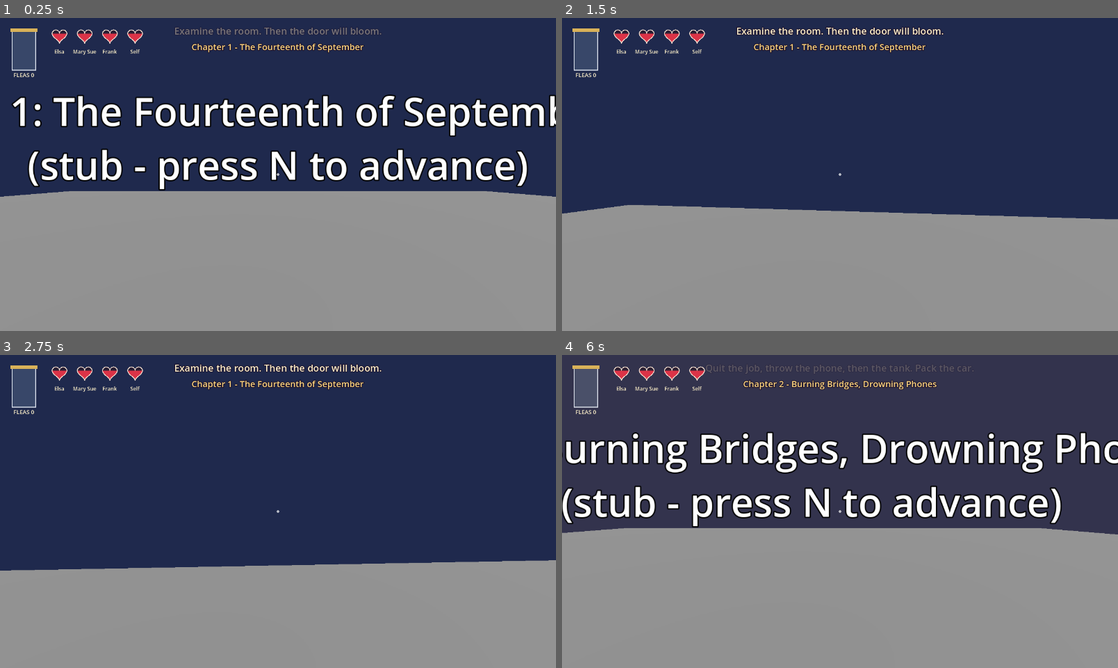
Above: before the commit, frames 1-4 (two rows, left to right).
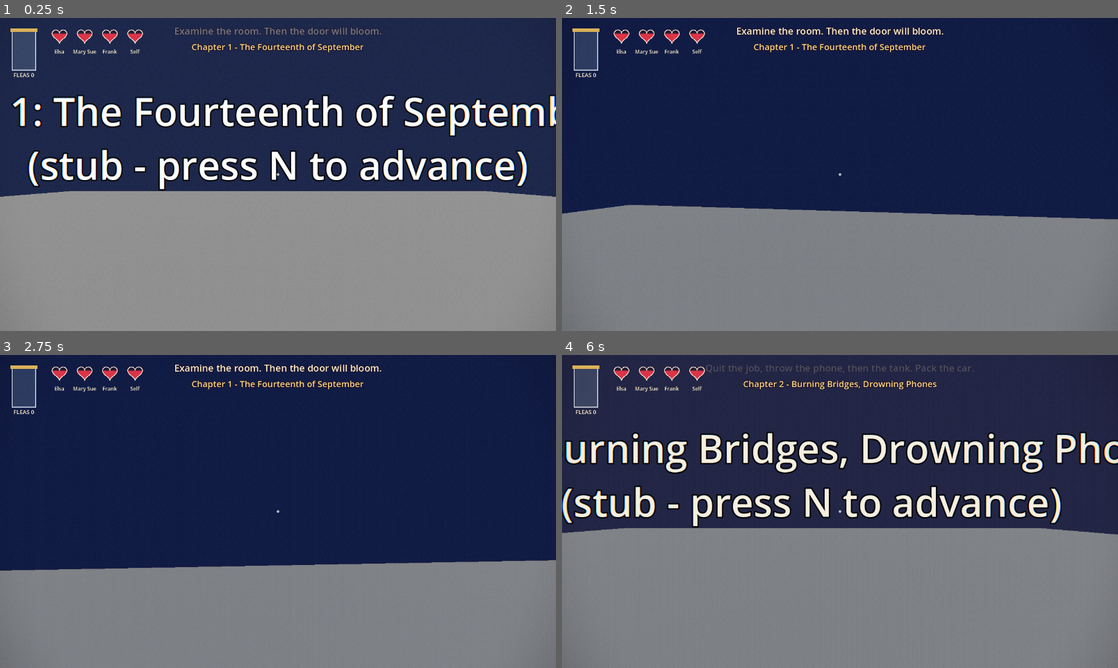
Above: after the commit, the same moments.

Repository: gabeekleiber-oss/Moon-Game
Game: Godot game, scene res://scenes/main/main.tscn
The game is run twice, just before and just after one commit, with the same random seed, the same clock (stepped at 60 frames per second) and the same inputs.
Inputs (mouse positions are in pixels of both pictures, inside the frame that each line leads up to):
- Up to frame 1 (0.25 s): no input
- Up to frame 2 (1.5 s): tap Enter (ui_accept) at 0.5 s; move the mouse to (867, 174) at 0.52 s; hold W (move_forward) from 0.53 s (still down); tap C (crouch) at 0.6 s; click (867, 174) at 0.67 s; tap Space (jump) at 0.77 s; move the mouse to (812, 174) at 1.27 s; tap E (interact) at 1.35 s; click (812, 174) at 1.42 s
- Up to frame 3 (2.75 s): keep holding W (move_forward); tap Space (jump) at 1.52 s; move the mouse to (289, 505) at 2.02 s; tap Q (notepad) at 2.1 s; click (289, 505) at 2.17 s
- Up to frame 4 (6 s): move the mouse to (834, 517) at 2.77 s; tap F (see_family) at 2.85 s; click (834, 517) at 2.92 s; tap Space (jump) at 3.02, 3.77, 4.52 s; move the mouse to (878, 514) at 3.52 s; tap Shift (sprint) at 3.6 s; click (878, 514) at 3.67 s; tap Escape (pause) at 4.15 s; tap Enter (ui_accept) at 4.25, 5, 5.75 s; move the mouse to (673, 464) at 4.27 s; release W (move_forward) at 4.28 s; hold A (move_left) 4.28-5.03 s; tap 1 at 4.35 s; click (673, 464) at 4.42 s; move the mouse to (867, 511) at 5.02 s; hold S (move_back) 5.03-5.78 s; tap 4 at 5.1 s; click (867, 511) at 5.17 s; move the mouse to (756, 433) at 5.77 s; hold D (move_right) from 5.78 s (still down); tap N at 5.85 s; click (756, 433) at 5.92 s

The runs differ from the first frame. In frame 1, 2.0% of the frame differs, in the area x 0-100%, y 24-58%; in frame 2, 2.4%; in frame 3, 2.4%; in frame 4, 9.2%, in the area x 0-100%, y 24-100%.

Commit message:
[F-04] done: F-04 post-process (shader, grade table, PostFX autoload, tests)

Diff:
--- a/project.godot
+++ b/project.godot
@@ -13,6 +13,7 @@
 DebugMenu="*res://autoload/debug_menu.gd"
 Dialogue="*res://scenes/dialogue/dialogue.gd"
 Hud="*res://scenes/hud/hud.gd"
+PostFX="*res://scenes/fx/post_fx.gd"
 
 [display]
 window/size/viewport_width=1280
--- /dev/null
+++ b/scenes/fx/grade_table.gd
@@ -0,0 +1,95 @@
+class_name GradeTable
+extends RefCounted
+## Per-chapter colour grades for the PostFX pass. (F-04)
+##
+## Palettes come from docs/DESIGN.md. Grades are deliberately gentle ("grade via light + fog tint, never a
+## flat filter"): tints are partial, split-toning pushes shadows/highlights only a little. Chapter lights and
+## fog still do the heavy lifting; this just ties the frame together.
+## Keys are shader uniform names (scenes/fx/post_fx.gdshader). Anything a grade omits falls back to NEUTRAL.
+## Usage: `GradeTable.for_chapter(5)` or `GradeTable.get_grade("ch07_kitchen")` -> full Dictionary.
+
+const NEUTRAL := {
+	"tint": Color(1, 1, 1), "tint_amount": 0.0,
+	"shadow_tint": Color(0.5, 0.5, 0.5), "highlight_tint": Color(0.5, 0.5, 0.5), "split_amount": 0.0,
+	"saturation": 1.0, "contrast": 1.0, "exposure": 0.0,
+	"vignette_strength": 0.3, "vignette_radius": 0.78, "vignette_color": Color(0.02, 0.01, 0.04),
+	"bloom_amount": 0.12, "bloom_threshold": 0.72,
+	"grain_amount": 0.035,
+}
+
+## Chapter id -> default grade name. Chapters with sub-areas (e.g. 7) expose extra named grades below.
+const CHAPTER_GRADE := {
+	1: "ch01", 2: "ch02", 3: "ch03", 4: "ch04", 5: "ch05", 6: "ch06",
+	7: "ch07_hall", 8: "ch08", 9: "ch09", 10: "ch10", 11: "ch11",
+}
+
+const GRADES := {
+	"neutral": {},
+	# Ch1 cold blue night + warm lamp amber
+	"ch01": {"tint": Color(0.80, 0.90, 1.0), "tint_amount": 0.30, "shadow_tint": Color(0.40, 0.48, 0.64),
+		"highlight_tint": Color(0.64, 0.55, 0.42), "split_amount": 0.35, "saturation": 0.95, "contrast": 1.08,
+		"exposure": -0.15, "vignette_strength": 0.40},
+	# Ch2 (not in DESIGN.md palettes; ASSUMED ember-orange night for "Burning Bridges")
+	"ch02": {"tint": Color(1.0, 0.82, 0.66), "tint_amount": 0.30, "shadow_tint": Color(0.40, 0.38, 0.52),
+		"highlight_tint": Color(0.66, 0.50, 0.34), "split_amount": 0.30, "saturation": 1.05, "contrast": 1.10,
+		"exposure": -0.10, "vignette_strength": 0.42, "bloom_amount": 0.20},
+	# Ch3 inky black, white headlights, racoon eyeshine
+	"ch03": {"tint": Color(0.85, 0.90, 1.0), "tint_amount": 0.20, "saturation": 0.70, "contrast": 1.20,
+		"exposure": -0.30, "vignette_strength": 0.55, "vignette_radius": 0.65, "bloom_amount": 0.30,
+		"bloom_threshold": 0.60, "grain_amount": 0.05},
+	# Ch4 dawn peach / rose / dusty gold
+	"ch04": {"tint": Color(1.0, 0.88, 0.82), "tint_amount": 0.30, "shadow_tint": Color(0.50, 0.42, 0.52),
+		"highlight_tint": Color(0.68, 0.55, 0.45), "split_amount": 0.30, "saturation": 1.05, "exposure": 0.05,
+		"bloom_amount": 0.16},
+	# Ch5 silver-milk + ink blue (the dome)
+	"ch05": {"tint": Color(0.90, 0.95, 1.0), "tint_amount": 0.25, "shadow_tint": Color(0.35, 0.40, 0.60),
+		"highlight_tint": Color(0.60, 0.60, 0.62), "split_amount": 0.35, "saturation": 0.70, "contrast": 1.05,
+		"exposure": 0.10, "bloom_amount": 0.20},
+	# Ch6 dark -> green-gold, dirt-brown, warm nests
+	"ch06": {"tint": Color(0.95, 1.0, 0.80), "tint_amount": 0.30, "shadow_tint": Color(0.40, 0.44, 0.34),
+		"highlight_tint": Color(0.65, 0.58, 0.40), "split_amount": 0.30, "saturation": 0.90, "exposure": -0.25,
+		"vignette_strength": 0.50},
+	# Ch7 hall ruby-maroon
+	"ch07_hall": {"tint": Color(1.0, 0.78, 0.78), "tint_amount": 0.30, "shadow_tint": Color(0.52, 0.34, 0.40),
+		"highlight_tint": Color(0.70, 0.52, 0.45), "split_amount": 0.35, "contrast": 1.10, "exposure": -0.10,
+		"vignette_strength": 0.45},
+	# Ch7 kitchen: 90s yellow-beige + tacky marble
+	"ch07_kitchen": {"tint": Color(1.0, 0.96, 0.78), "tint_amount": 0.30, "shadow_tint": Color(0.50, 0.48, 0.40),
+		"highlight_tint": Color(0.66, 0.60, 0.44), "split_amount": 0.25, "saturation": 0.95, "exposure": 0.05,
+		"vignette_strength": 0.25},
+	# Ch8 violet dusk + glassy teal
+	"ch08": {"tint": Color(0.90, 0.88, 1.0), "tint_amount": 0.25, "shadow_tint": Color(0.46, 0.38, 0.62),
+		"highlight_tint": Color(0.44, 0.60, 0.62), "split_amount": 0.40, "exposure": -0.10, "bloom_amount": 0.18},
+	# Ch9 honey sunlight, cream
+	"ch09": {"tint": Color(1.0, 0.93, 0.78), "tint_amount": 0.30, "highlight_tint": Color(0.68, 0.58, 0.40),
+		"shadow_tint": Color(0.48, 0.46, 0.50), "split_amount": 0.25, "saturation": 1.05, "exposure": 0.15,
+		"bloom_amount": 0.22, "bloom_threshold": 0.65, "vignette_strength": 0.22},
+	# Ch10 gold, black, red
+	"ch10": {"tint": Color(1.0, 0.85, 0.55), "tint_amount": 0.25, "shadow_tint": Color(0.46, 0.30, 0.30),
+		"highlight_tint": Color(0.70, 0.55, 0.30), "split_amount": 0.35, "saturation": 1.15, "contrast": 1.20,
+		"vignette_strength": 0.45, "bloom_amount": 0.25},
+	# Ch11 orange, whiskey amber, black trees
+	"ch11": {"tint": Color(1.0, 0.72, 0.42), "tint_amount": 0.35, "shadow_tint": Color(0.38, 0.32, 0.36),
+		"highlight_tint": Color(0.70, 0.52, 0.30), "split_amount": 0.30, "saturation": 1.05, "contrast": 1.15,
+		"exposure": -0.10, "vignette_strength": 0.50, "bloom_amount": 0.20},
+}
+
+
+## Full grade (NEUTRAL + overrides) for a grade name. Unknown names return NEUTRAL with a warning.
+static func get_grade(grade_name: String) -> Dictionary:
+	var out := NEUTRAL.duplicate()
+	if not GRADES.has(grade_name):
+		push_warning("GradeTable: unknown grade '%s'" % grade_name)
+		return out
+	out.merge(GRADES[grade_name], true)
+	return out
+
+
+## Default grade for chapter `id` (1-11). Unknown ids return NEUTRAL.
+static func for_chapter(id: int) -> Dictionary:
+	return get_grade(CHAPTER_GRADE.get(id, "neutral"))
+
+
+## All grade names (for debug menus).
+static func names() -> Array:
+	return GRADES.keys()
--- /dev/null
+++ b/scenes/fx/post_fx.gd
@@ -0,0 +1,157 @@
+extends Node
+## Autoload `PostFX`: the full-screen post pass (vignette, grain, chroma, grade, bloom approx, flea overlay). (F-04)
+##
+## It draws a ColorRect with scenes/fx/post_fx.gdshader on a CanvasLayer BELOW the HUD (layer 5; HUD/dialogue are
+## 10+), so only the 3D world is graded. It runs by itself:
+##  - Events.chapter_started(id) -> eases to GradeTable.for_chapter(id)
+##  - Events.flea_changed        -> flea overlay (edge sparks, vignette pulse, gold motes at 70+), smoothed
+##  - Game.settings: `reduced_motion` kills chroma, grain flicker, vignette pulse and edge crawl;
+##    `quality` == "low" turns the whole pass off. Re-read twice a second; call `apply_settings()` to force.
+## From chapter scripts:
+##     PostFX.set_grade("ch07_kitchen", 2.0)          # named grade (GradeTable.names()), eased over 2 s
+##     PostFX.set_grade({"saturation": 0.4}, 1.0)     # or a partial dictionary on top of the current grade
+##     PostFX.set_param("vignette_strength", 0.8)     # one uniform, immediately (until the next grade change)
+##     PostFX.set_enabled(false)                      # e.g. for a title card
+
+const SHADER := preload("res://scenes/fx/post_fx.gdshader")
+const CHROMA_DEFAULT := 0.0012
+const GRAIN_FPS := 12.0          # grain re-rolls 12x/s (fine film noise, not a flash; Reduced Motion freezes it)
+const SETTINGS_POLL := 0.5
+
+var _layer: CanvasLayer
+var _rect: ColorRect
+var _mat: ShaderMaterial
+var _grade: Dictionary = GradeTable.NEUTRAL.duplicate()
+var _grade_name: String = "neutral"
+var _tween: Tween
+var _flea: float = 0.0
+var _flea_target: float = 0.0
+var _time: float = 0.0
+var _poll: float = 0.0
+var _enabled: bool = true
+var _reduced_motion: bool = false
+var _quality: String = "auto"
+
+
+func _ready() -> void:
+	process_mode = Node.PROCESS_MODE_ALWAYS     # keep pulsing while the game is paused
+	_mat = ShaderMaterial.new()
+	_mat.shader = SHADER
+	_rect = ColorRect.new()
+	_rect.set_anchors_preset(Control.PRESET_FULL_RECT)
+	_rect.mouse_filter = Control.MOUSE_FILTER_IGNORE
+	_rect.material = _mat
+	_layer = CanvasLayer.new()
+	_layer.layer = 5
+	_layer.name = "PostFXLayer"
+	_layer.add_child(_rect)
+	add_child(_layer)
+	_flea_target = clampf(Game.flea / 100.0, 0.0, 1.0)
+	_flea = _flea_target
+	_push_grade(_grade)
+	apply_settings()
+	Events.flea_changed.connect(func(value: float, _d: float, _r: String) -> void: _flea_target = clampf(value / 100.0, 0.0, 1.0))
+	Events.chapter_started.connect(func(id: int) -> void: set_chapter(id))
+
+
+## Eases to the default grade of chapter `id` (1-11) over `duration` seconds.
+func set_chapter(id: int, duration: float = 1.5) -> void:
+	_grade_name = GradeTable.CHAPTER_GRADE.get(id, "neutral")
+	_ease_to(GradeTable.get_grade(_grade_name), duration)
+
+
+## Eases to a named grade (see GradeTable.names()) or to a partial Dictionary of shader uniforms applied over
+## the current grade, over `duration` seconds (0 = instant).
+func set_grade(grade: Variant, duration: float = 1.5) -> void:
+	if grade is String:
+		_grade_name = grade
+		_ease_to(GradeTable.get_grade(grade), duration)
+	elif grade is Dictionary:
+		var target := _grade.duplicate()
+		target.merge(grade, true)
+		_grade_name = "custom"
+		_ease_to(target, duration)
+
+
+## Name of the current grade ("custom" after a Dictionary grade).
+func get_grade_name() -> String:
+	return _grade_name
+
+
+## Sets one shader uniform immediately (it is also stored, so it survives until the next grade change).
+func set_param(param: String, value: Variant) -> void:
+	_grade[param] = value
+	_mat.set_shader_parameter(param, value)
+
+
+## Turns the whole pass on/off (also off when quality is "low").
+func set_enabled(on: bool) -> void:
+	_enabled = on
+	_update_visibility()
+
+
+## True if the pass is currently drawn.
+func is_enabled() -> bool:
+	return _rect.visible
+
+
+## Re-reads Game.settings (reduced_motion, quality). Called automatically twice a second.
+func apply_settings() -> void:
+	_reduced_motion = bool(Game.settings.get("reduced_motion", false))
+	_quality = str(Game.settings.get("quality", "auto"))
+	_mat.set_shader_parameter("chroma_amount", 0.0 if _reduced_motion else CHROMA_DEFAULT)
+	_mat.set_shader_parameter("flea_motion", 0.0 if _reduced_motion else 1.0)
+	_update_visibility()
+
+
+func _update_visibility() -> void:
+	_rect.visible = _enabled and _quality != "low"
+
+
+func _ease_to(target: Dictionary, duration: float) -> void:
+	if _tween != null and _tween.is_valid():
+		_tween.kill()
+	if duration <= 0.0:
+		_grade = target
+		_push_grade(_grade)
+		return
+	var from := _grade.duplicate()
+	_tween = create_tween()
+	_tween.set_process_mode(Tween.TWEEN_PROCESS_IDLE)
+	_tween.tween_method(_blend.bind(from, target), 0.0, 1.0, duration).set_trans(Tween.TRANS_SINE).set_ease(Tween.EASE_IN_OUT)
+
+
+func _blend(t: float, from: Dictionary, to: Dictionary) -> void:
+	var out := {}
+	for k in to:
+		var a: Variant = from.get(k, to[k])
+		var b: Variant = to[k]
+		if b is Color:
+			out[k] = (a as Color).lerp(b as Color, t)
+		else:
+			out[k] = lerpf(float(a), float(b), t)
+	_grade = out
+	_push_grade(out)
+
+
+func _push_grade(g: Dictionary) -> void:
+	for k in g:
+		_mat.set_shader_parameter(k, g[k])
+
+
+func _process(delta: float) -> void:
+	_time += delta
+	_poll += delta
+	if _poll >= SETTINGS_POLL:
+		_poll = 0.0
+		apply_settings()
+	if not _rect.visible:
+		return
+	_flea = lerpf(_flea, _flea_target, 1.0 - exp(-delta * 3.0))
+	_mat.set_shader_parameter("flea", _flea)
+	if _reduced_motion:
+		_mat.set_shader_parameter("flea_time", 0.0)
+		_mat.set_shader_parameter("grain_seed", 0.0)
+	else:
+		_mat.set_shader_parameter("flea_time", _time)
+		_mat.set_shader_parameter("grain_seed", floorf(_time * GRAIN_FPS))
--- a/tests/_shot.gd
+++ b/tests/_shot.gd
@@ -1,10 +1,15 @@
 extends Node
-## Dev tool: saves a screenshot after a few frames. Usage: godot --path . --rendering-method gl_compatibility res://tests/_shot.tscn -- --out=/tmp/x.png
+## Dev tool: saves a screenshot after a few frames (optional --grade=ch01 --flea=80 through the PostFX autoload). Usage: godot --path . --rendering-method gl_compatibility res://tests/_shot.tscn -- --out=/tmp/x.png
 func _ready() -> void:
 	var out := "/tmp/shots/shot.png"
 	for a in OS.get_cmdline_user_args():
 		if a.begins_with("--out="):
 			out = a.get_slice("=", 1)
+	for a in OS.get_cmdline_user_args():
+		if a.begins_with("--grade="):
+			PostFX.set_grade(a.get_slice("=", 1), 0.0)
+		elif a.begins_with("--flea="):
+			Game.set_flea(float(a.get_slice("=", 1)), "shot")
 	var level := (load("res://scenes/levels/sandbox.tscn") as PackedScene).instantiate()
 	add_child(level)
 	for i in 8:
--- /dev/null
+++ b/tests/test_postfx.gd
@@ -0,0 +1,45 @@
+extends Node
+## Headless logic test for the PostFX autoload (shader visuals are checked with tests/_post_shot.tscn under xvfb).
+## Run: godot --headless --path . res://tests/test_postfx.tscn
+var _fails := 0
+
+func _check(cond: bool, what: String) -> void:
+	print(("PASS " if cond else "FAIL ") + what)
+	if not cond:
+		_fails += 1
+
+func _ready() -> void:
+	_check(is_instance_valid(PostFX) and PostFX.is_enabled(), "PostFX autoload exists and is enabled")
+	for id in range(1, 12):
+		var g := GradeTable.for_chapter(id)
+		_check(g.has("tint") and g.has("saturation") and g["saturation"] > 0.0, "chapter %d has a complete grade" % id)
+	for n in GradeTable.names():
+		var g2 := GradeTable.get_grade(n)
+		for k in GradeTable.NEUTRAL:
+			if not g2.has(k):
+				_check(false, "grade %s missing %s" % [n, k])
+	_check(GradeTable.get_grade("ch07_kitchen")["tint"] != GradeTable.get_grade("ch07_hall")["tint"], "ch07 hall and kitchen differ")
+	PostFX.set_grade("ch11", 0.0)
+	_check(PostFX.get_grade_name() == "ch11", "set_grade by name (instant)")
+	var mat := (PostFX._mat as ShaderMaterial)
+	_check(is_equal_approx(float(mat.get_shader_parameter("tint_amount")), 0.35), "ch11 uniforms pushed to shader")
+	PostFX.set_grade({"saturation": 0.4}, 0.0)
+	_check(is_equal_approx(float(mat.get_shader_parameter("saturation")), 0.4) and PostFX.get_grade_name() == "custom", "partial grade dictionary")
+	Events.chapter_started.emit(3)
+	await get_tree().create_timer(1.8).timeout
+	_check(PostFX.get_grade_name() == "ch03" and is_equal_approx(float(mat.get_shader_parameter("saturation")), 0.70), "chapter_started eases to the chapter grade")
+	Game.set_flea(80.0, "test")
+	await get_tree().create_timer(1.5).timeout
+	_check(float(mat.get_shader_parameter("flea")) > 0.7, "flea overlay follows Game.flea (%.2f)" % float(mat.get_shader_parameter("flea")))
+	Game.settings["reduced_motion"] = true
+	PostFX.apply_settings()
+	_check(is_equal_approx(float(mat.get_shader_parameter("chroma_amount")), 0.0) and is_equal_approx(float(mat.get_shader_parameter("flea_motion")), 0.0), "Reduced Motion: chroma 0, no flea motion")
+	Game.settings["reduced_motion"] = false
+	Game.settings["quality"] = "low"
+	PostFX.apply_settings()
+	_check(not PostFX.is_enabled(), "quality low disables the pass")
+	Game.settings["quality"] = "auto"
+	PostFX.apply_settings()
+	_check(PostFX.is_enabled(), "quality auto re-enables it")
+	print("RESULT: %s" % ("ALL PASS" if _fails == 0 else "%d FAILED" % _fails))
+	get_tree().quit(0 if _fails == 0 else 1)
--- /dev/null
+++ b/tests/test_postfx.tscn
@@ -0,0 +1,6 @@
+[gd_scene load_steps=2 format=3]
+
+[ext_resource type="Script" path="res://tests/test_postfx.gd" id="1"]
+
+[node name="TestPostFX" type="Node"]
+script = ExtResource("1")
Not shown, changed: docs/DIRECTION.md
Not shown, changed: docs/HANDOFF.md
Not shown, changed: docs/TASKS.md
Not shown, changed: docs/state/F-04.md
